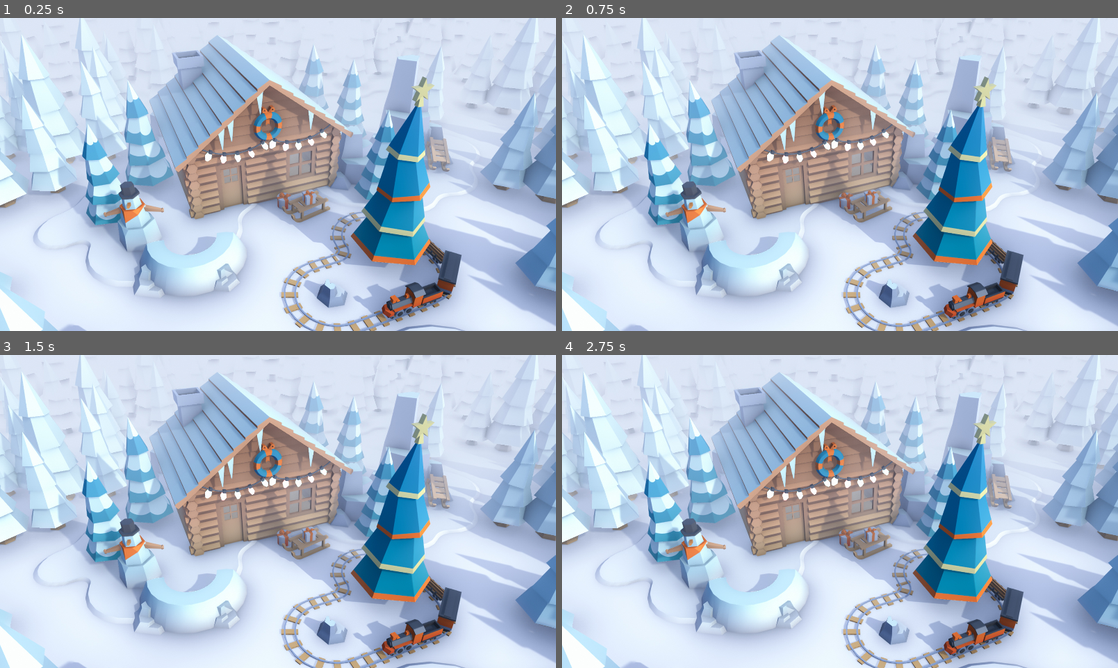
Above: before the commit, frames 1-4 (two rows, left to right).
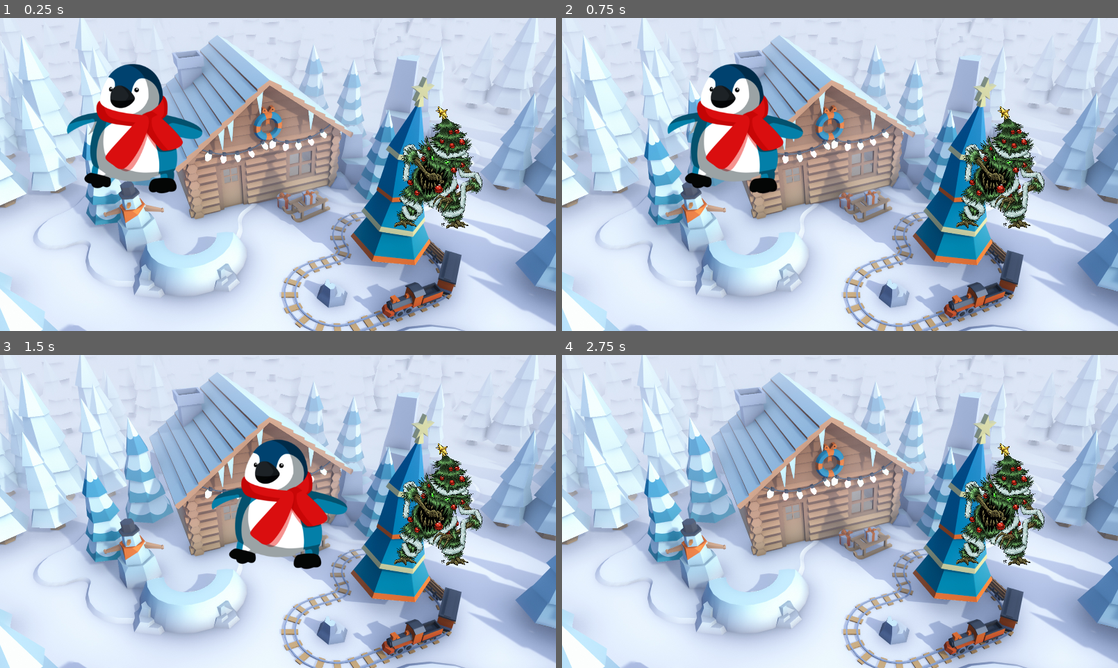
Above: after the commit, the same moments.

Repository: titran3/Timothy-Tran-Semester01-Performance-Task
Game: Godot game, scene res://world.tscn
Same seed, same stepped clock (60 frames per second), same inputs: the game is played once before the commit and once after it.
Inputs:
- Up to frame 1 (0.25 s): no input
- Up to frame 2 (0.75 s): tap Enter at 0.5 s; hold D (move_right) from 0.53 s (still down)
- Up to frame 3 (1.5 s): release D (move_right) at 1.28 s; hold S (move_down) from 1.28 s (still down)
- Up to frame 4 (2.75 s): release S (move_down) at 2.03 s; hold D (move_right) from 2.03 s (still down)

The runs differ from the first frame. In frame 1, 8.7% of the frame differs, in the area x 12-87%, y 14-68%; in frame 2, 8.8%, in the area x 19-87%, y 14-68%; in frame 3, 8.8%; in frame 4, 3.2%.

Commit message:
Collisions setup

Diff:
--- a/Player.gd
+++ b/Player.gd
@@ -17,3 +17,7 @@
 		velocity = velocity.normalized() * speed
 
 	position += velocity * delta
+
+
+func _on_body_entered(body):
+	hide()
--- a/enemy.tscn
+++ b/enemy.tscn
@@ -3,12 +3,14 @@
 [ext_resource type="Texture2D" uid="uid://clwpo83yorvtm" path="res://assets/enemy.png" id="1_i1ubn"]
 
 [sub_resource type="CapsuleShape2D" id="CapsuleShape2D_12f8g"]
-radius = 321.0
-height = 986.0
+radius = 83.5111
+height = 248.614
 
 [node name="Enemy" type="RigidBody2D"]
+gravity_scale = 2.66454e-15
 
 [node name="Sprite2D" type="Sprite2D" parent="."]
+scale = Vector2(0.25, 0.25)
 texture = ExtResource("1_i1ubn")
 
 [node name="CollisionShape2D" type="CollisionShape2D" parent="."]
--- a/world.tscn
+++ b/world.tscn
@@ -1,6 +1,8 @@
-[gd_scene load_steps=2 format=3 uid="uid://duemjd0qhekrw"]
+[gd_scene load_steps=4 format=3 uid="uid://duemjd0qhekrw"]
 
 [ext_resource type="Texture2D" uid="uid://bwmny50vdxvr1" path="res://assets/wallpaperCabin.jpg" id="1_85gfb"]
+[ext_resource type="PackedScene" uid="uid://cq24dv6pkcmf3" path="res://player.tscn" id="2_71agl"]
+[ext_resource type="PackedScene" uid="uid://cyvf0qgso6w8r" path="res://enemy.tscn" id="3_v340a"]
 
 [node name="World" type="Node2D"]
 
@@ -8,3 +10,11 @@
 scale = Vector2(0.61, 0.61)
 texture = ExtResource("1_85gfb")
 centered = false
+
+[node name="Player" parent="." instance=ExtResource("2_71agl")]
+position = Vector2(279, 229)
+
+[node name="Enemy" parent="." instance=ExtResource("3_v340a")]
+position = Vector2(910, 309)
+
+[connection signal="body_entered" from="Player" to="Player" method="_on_body_entered"]
